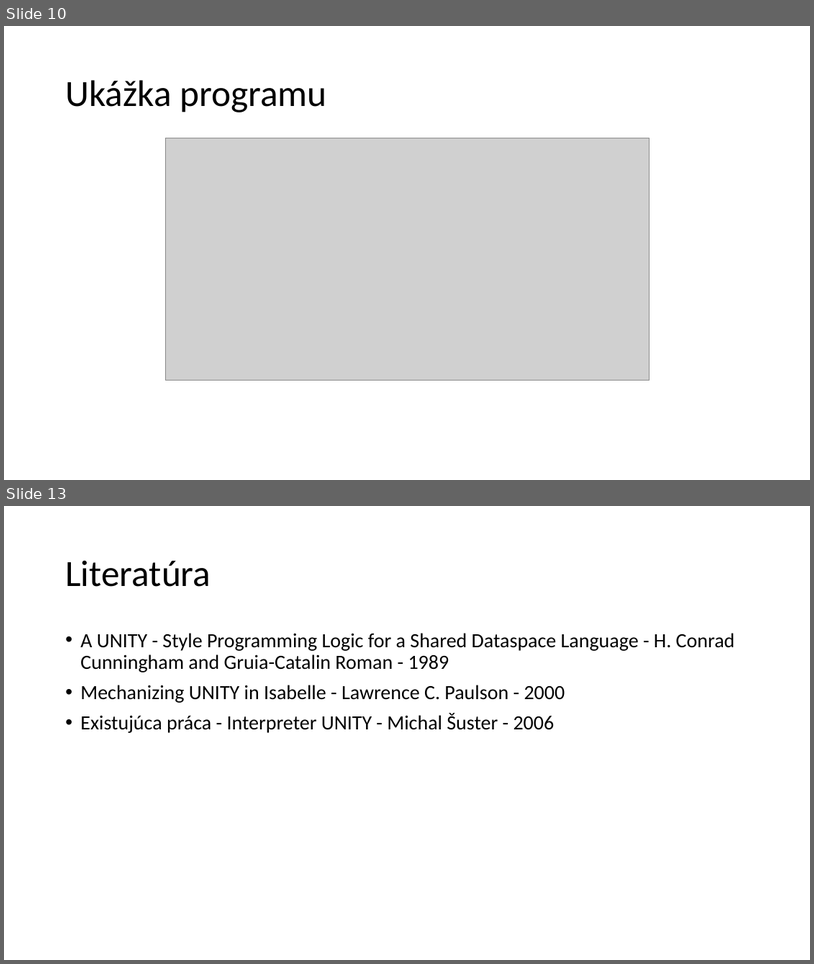
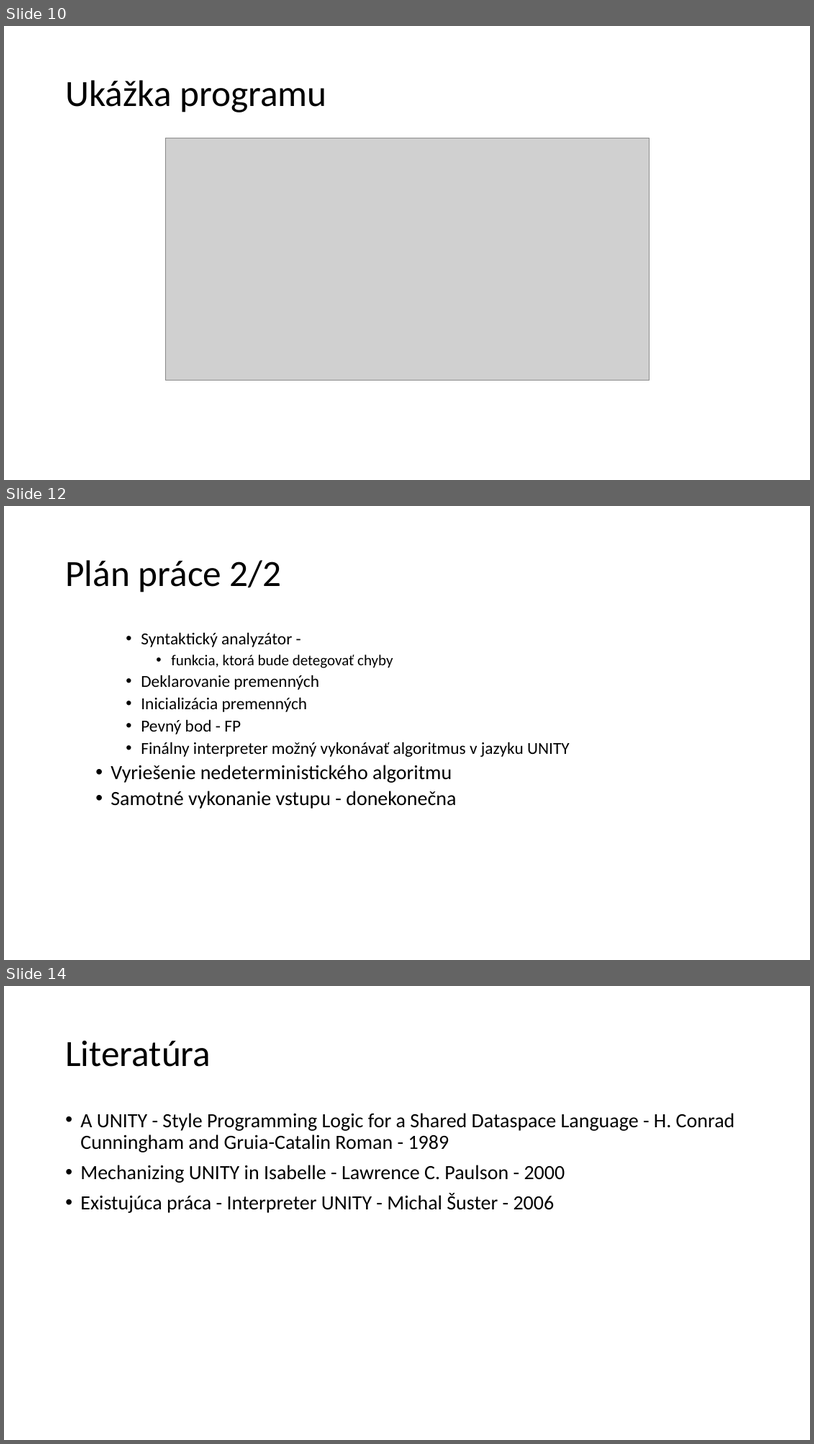
Before and after one commit to FiFOOO/diplomovka_UNITY, a slide deck: PS1.pptx. Shown one above the other, each under a label of ours: slides 10 and 13 before the commit, slides 10, 12 and 14 after it; the slides between them are not shown. The pictures are 814x964 and 814x1444 pixels, drawn with LibreOffice and Linux fonts; fonts in the diff are those of the drawing; grey boxes stand for pictures. Boxes give left, top, right and bottom in pixels: in the first picture for what was removed or moved away, otherwise in the second. Text is boxed around its words. In the diff, an @@ line names an element or a change of style, - is before the commit and + after.

```diff
--- a/PS1.pptx
+++ b/PS1.pptx
@@ slide 12 added at (x1=4, y1=506, x2=810, y2=960), background #FFFFFF @@
@@ title added at (x1=65, y1=560, x2=282, y2=592), 44 pt, text #000000 @@
+Plán práce 2/2
@@ text added at (x1=111, y1=632, x2=570, y2=808), 20 pt, text #000000 @@
+    • Syntaktický analyzátor -
+      • funkcia, ktorá bude detegovať chyby
+    • Deklarovanie premenných
+    • Inicializácia premenných
+    • Pevný bod - FP
+    • Finálny interpreter možný vykonávať algoritmus v jazyku UNITY
+  • Vyriešenie nedeterministického algoritmu
+  • Samotné vykonanie vstupu - donekonečna
@@ what was slide 13 is now slide 14 @@
```
Also in this commit, not shown: 2 slides changed.
